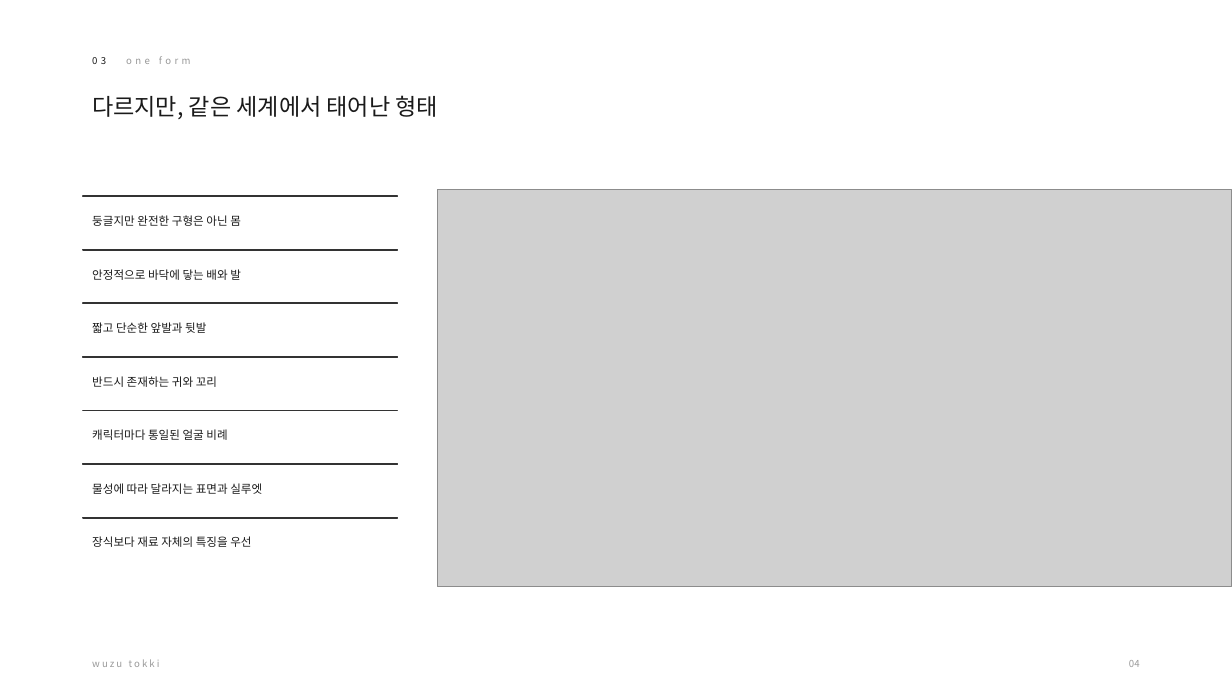
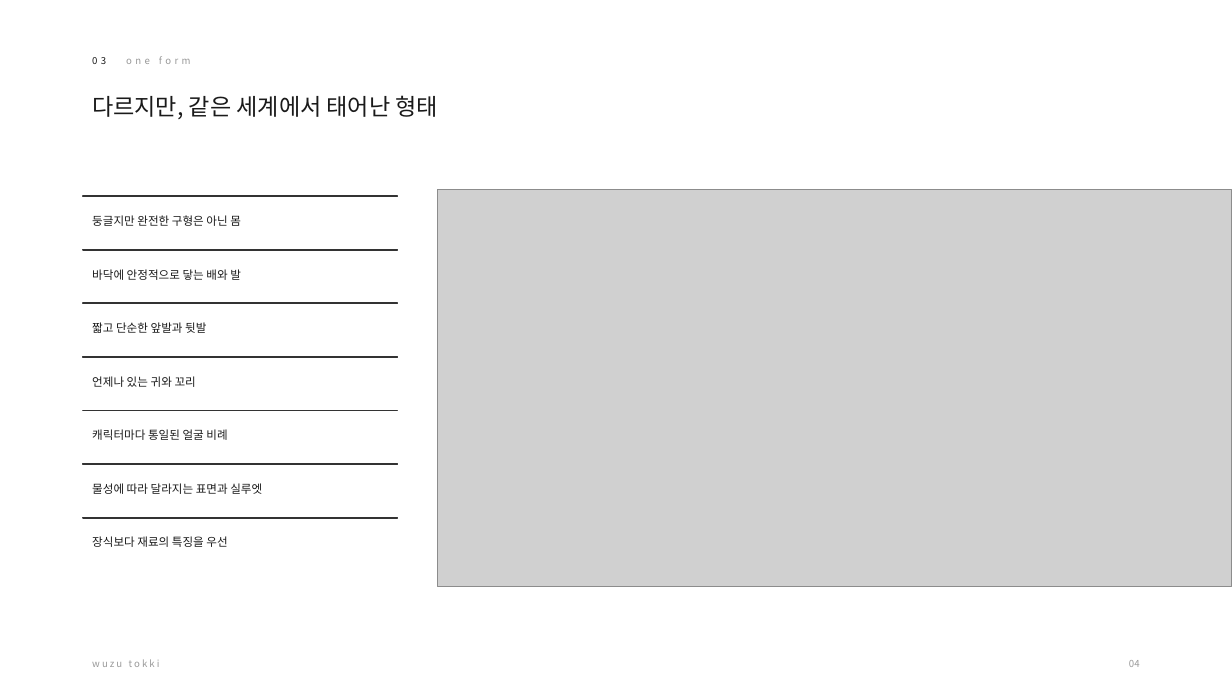
Before and after one commit to yehol/hoho, a slide deck: slide 4 of Wuzu_Tokki_IP_소개서_20260922.pptx. Drawn at 1232x693 pixels with LibreOffice and Linux fonts; fonts in the diff are those of the drawing; grey boxes stand for pictures. Boxes give left, top, right and bottom in pixels: in the first picture for what was removed or moved away, otherwise in the second. Text is boxed around its words. In the diff, an @@ line names an element or a change of style, - is before the commit and + after.

```diff
--- a/Wuzu_Tokki_IP_소개서_20260922.pptx
+++ b/Wuzu_Tokki_IP_소개서_20260922.pptx
@@ text at (92,269,241,280): text changed @@
-안정적으로 바닥에 닿는 배와 발
+바닥에 안정적으로 닿는 배와 발
@@ text at (92,376,196,387): text changed @@
-반드시 존재하는 귀와 꼬리
+언제나 있는 귀와 꼬리
@@ text at (92,536,227,547): text changed @@
-장식보다 재료 자체의 특징을 우선
+장식보다 재료의 특징을 우선
```
Also in this commit, not shown: 8 other slides changed, 6 other files.
